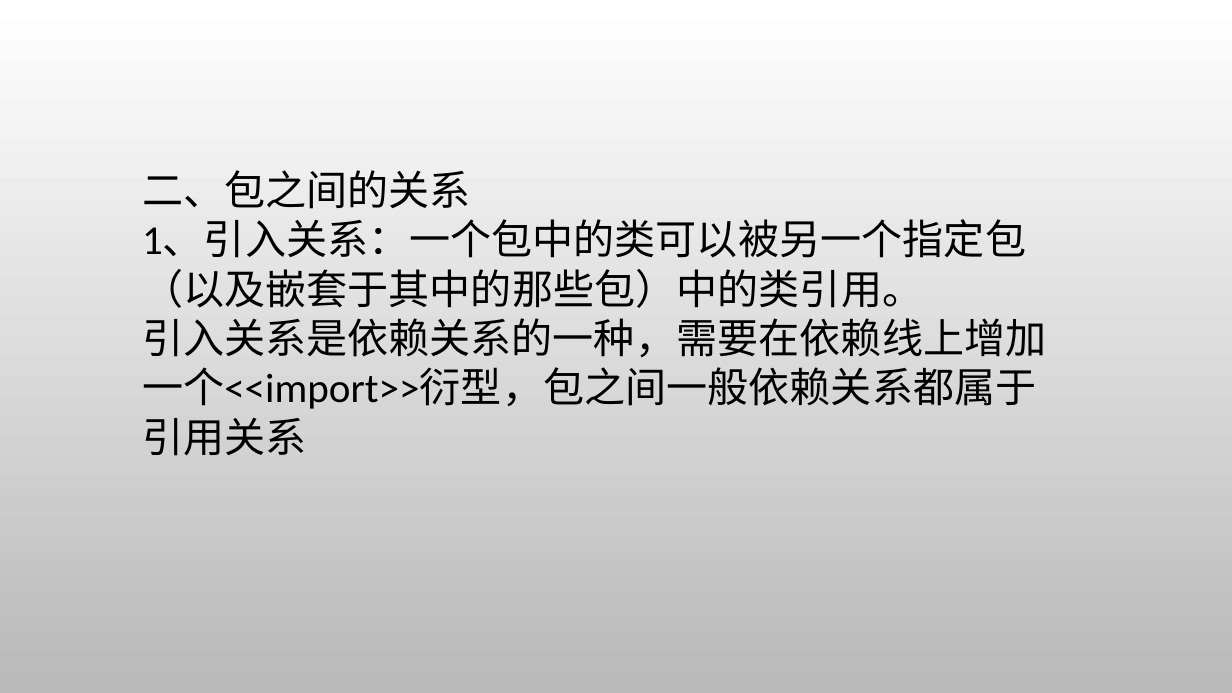
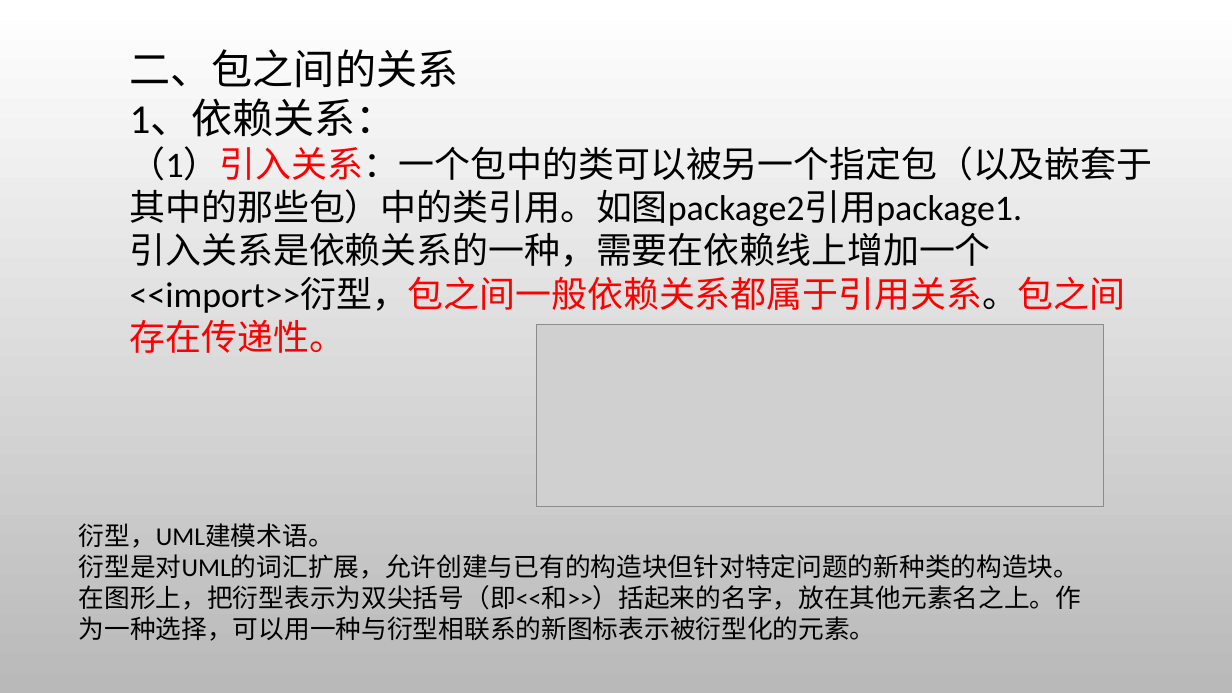
Before and after one commit to wyrda6/PRD2018-G17, a slide deck: slide 28 of 非受控文档/翻转课堂/UML基础3.pptx (slide 36 before the commit). Drawn at 1232x693 pixels with LibreOffice and Linux fonts; fonts in the diff are those of the drawing; grey boxes stand for pictures; background and template pictures are left out. Boxes give left, top, right and bottom in pixels: in the first picture for what was removed or moved away, otherwise in the second. Text is boxed around its words. In the diff, an @@ line names an element or a change of style, - is before the commit and + after.

```diff
--- a/非受控文档/翻转课堂/UML基础3.pptx
+++ b/非受控文档/翻转课堂/UML基础3.pptx
@@ text "二、包之间的关系" moved from (x1=142, y1=170, x2=1047, y2=456) to (x1=130, y1=49, x2=1153, y2=353) @@
@@ text at (x1=130, y1=99, x2=1153, y2=353): text changed; size 32 to 28 pt @@
-1、引入关系：一个包中的类可以被另一个指定包（以及嵌套于其中的那些包）中的类引用。
-引入关系是依赖关系的一种，需要在依赖线上增加一个<<import>>衍型，包之间一般依赖关系都属于引用关系
+1、依赖关系：
+（1）引入关系：一个包中的类可以被另一个指定包（以及嵌套于其中的那些包）中的类引用。如图package2引用package1.
+引入关系是依赖关系的一种，需要在依赖线上增加一个<<import>>衍型，包之间一般依赖关系都属于引用关系。包之间存在传递性。
@@ picture added at (x1=536, y1=325, x2=1104, y2=507) @@
@@ text added at (x1=79, y1=523, x2=1082, y2=641), 20 pt, text #000000 @@
+衍型，UML建模术语。
+衍型是对UML的词汇扩展，允许创建与已有的构造块但针对特定问题的新种类的构造块。在图形上，把衍型表示为双尖括号（即<<和>>）括起来的名字，放在其他元素名之上。作为一种选择，可以用一种与衍型相联系的新图标表示被衍型化的元素。
```
Also in this commit, not shown: 24 other slides changed, 7 slides added, 13 slides removed.
